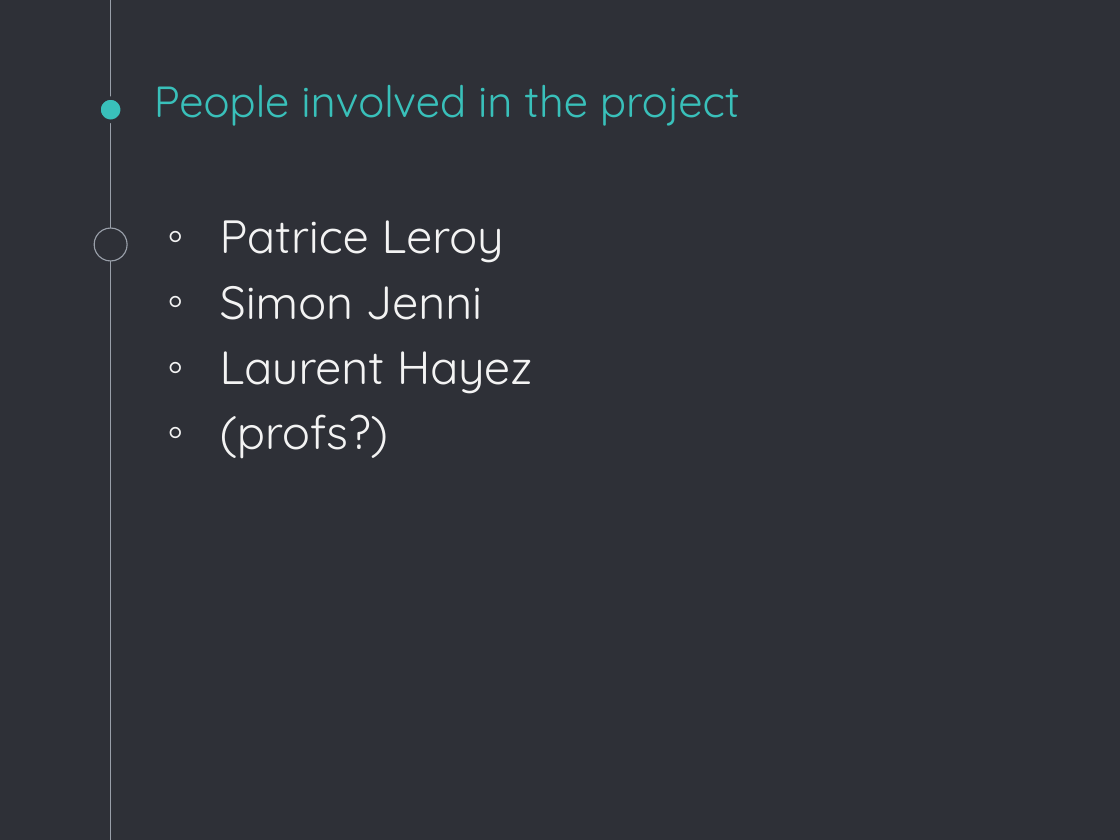
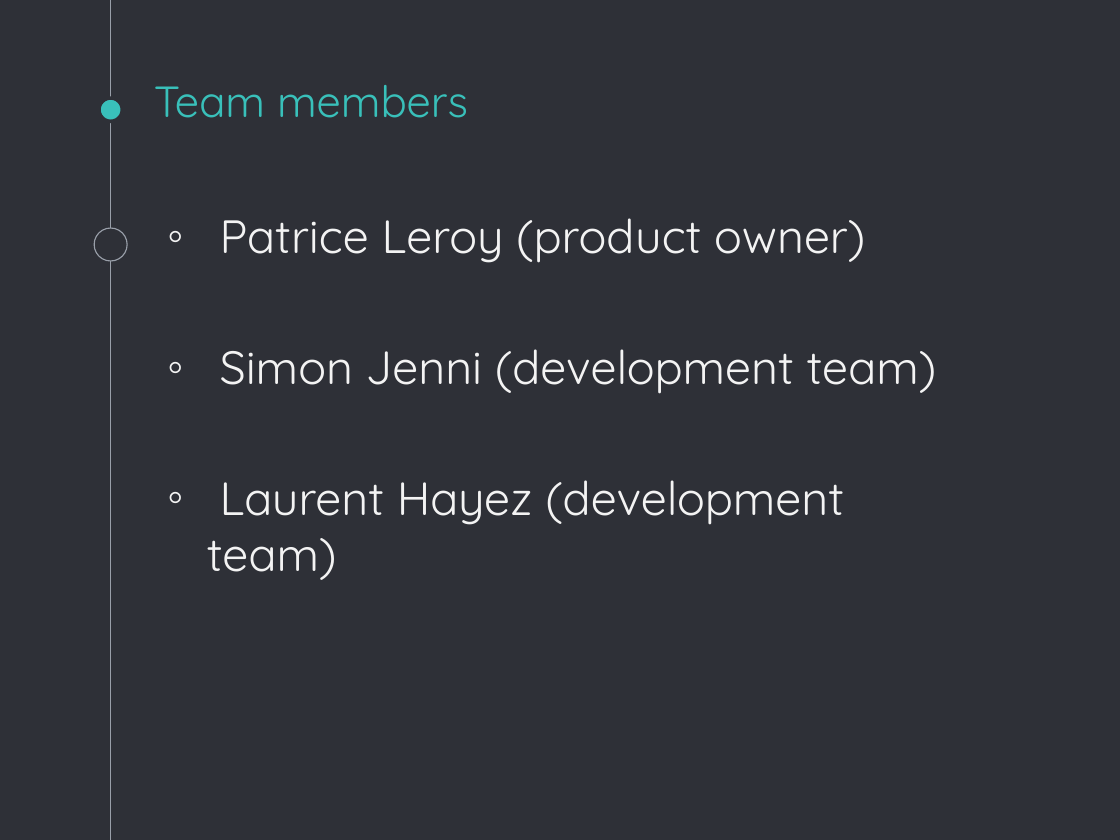
Before and after one commit to SimuJenni/RD-project, a slide deck: slide 3 of doc/initial-plan.pptx. Drawn at 1120x840 pixels with LibreOffice and Linux fonts; fonts in the diff are those of the drawing. Boxes give left, top, right and bottom in pixels: in the first picture for what was removed or moved away, otherwise in the second. Text is boxed around its words. In the diff, an @@ line names an element or a change of style, - is before the commit and + after.

```diff
--- a/doc/initial-plan.pptx
+++ b/doc/initial-plan.pptx
@@ title at (154, 85, 468, 118): text changed @@
-People involved in the project
+Team members
@@ text at (207, 218, 937, 580): text changed @@
-◦ Patrice Leroy
-◦ Simon Jenni
-◦ Laurent Hayez
-◦ (profs?)
+◦ Patrice Leroy (product owner)
+◦ Simon Jenni (development team)
+◦ Laurent Hayez (development team)
```
Also in this commit, not shown: 4 other slides changed, 1 slide added, 2 slides removed.
